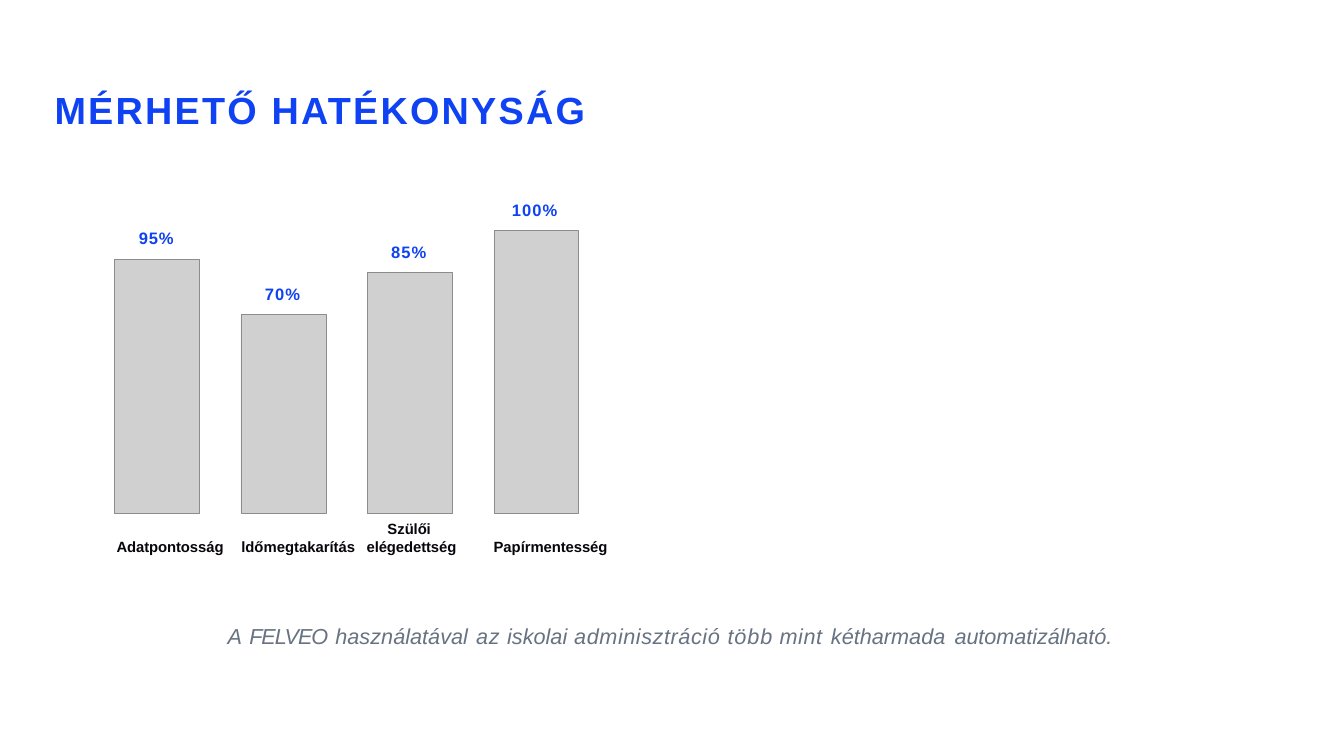
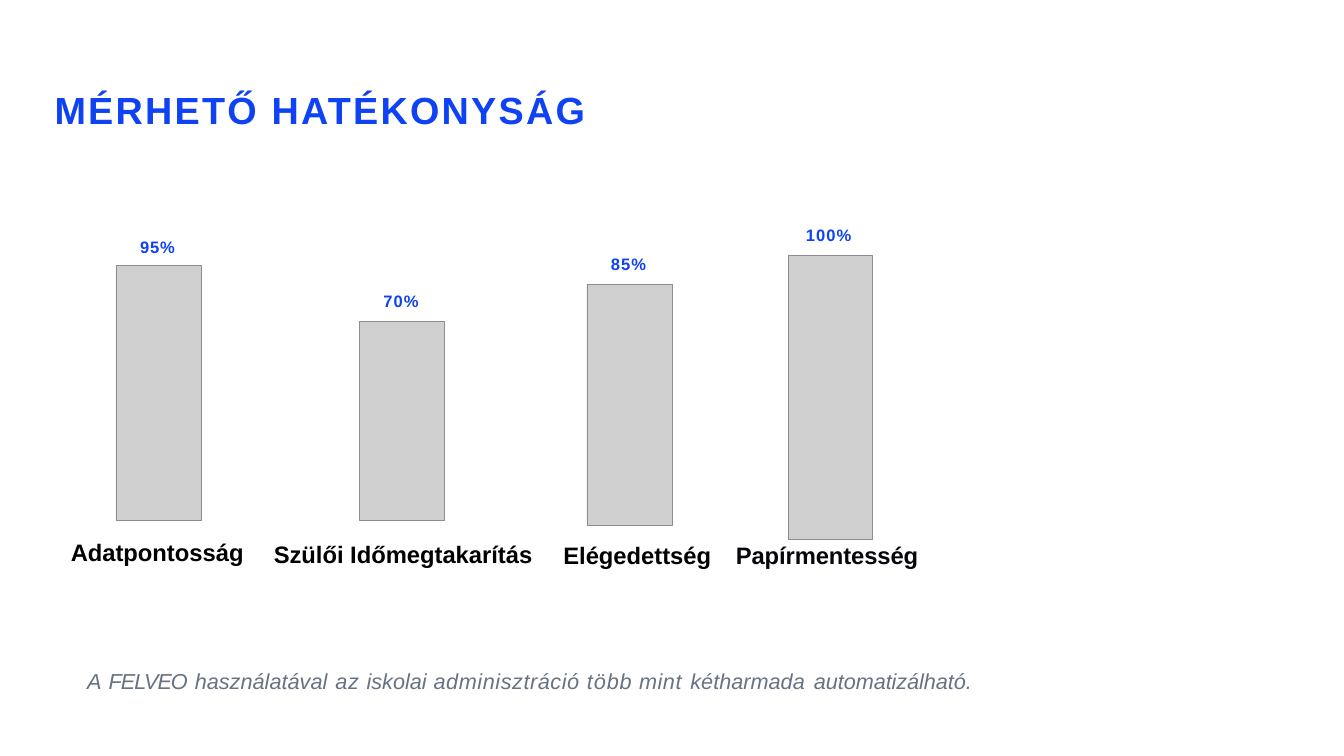
Before and after one commit to Fotelharc0s/Felveo, a slide deck: slide 10 of Docs/Hivatalos PPT_Felveo .pptx. Drawn at 1344x756 pixels with LibreOffice and Linux fonts; fonts in the diff are those of the drawing; grey boxes stand for pictures. Boxes give left, top, right and bottom in pixels: in the first picture for what was removed or moved away, otherwise in the second. Text is boxed around its words. In the diff, an @@ line names an element or a change of style, - is before the commit and + after.

```diff
--- a/Docs/Hivatalos PPT_Felveo .pptx
+++ b/Docs/Hivatalos PPT_Felveo .pptx
@@ text "95%": place and size @@
-text "95%" at (139,232,174,244)
+text "95%" at (140,241,175,253)
@@ text "100%": place and size @@
-text "100%" at (512,204,558,216)
+text "100%" at (806,229,852,241)
@@ picture: place and size @@
-picture at (115,259,200,514)
+picture at (116,265,201,520)
@@ text "85%": place and size @@
-text "85%" at (391,246,426,258)
+text "85%" at (611,258,646,270)
@@ picture: place and size @@
-picture at (494,230,579,513)
+picture at (788,255,872,538)
@@ text "70%": place and size @@
-text "70%" at (265,288,300,300)
+text "70%" at (383,295,418,307)
@@ picture: place and size @@
-picture at (367,273,452,513)
+picture at (587,285,672,526)
@@ picture: place and size @@
-picture at (241,315,326,514)
+picture at (359,321,444,521)
@@ text "Adatpontosság": place and size @@
-text "Adatpontosság" at (117,541,224,555)
+text "Adatpontosság" at (71,543,244,566)
@@ text "Adatpontosság" at (71,543,244,566): size 17.5 to 28 pt, text colour #08050C to #000000, letter spacing -0.1 to 0 pt; indent changed; less space between paragraphs @@
@@ text at (274,545,532,568): text changed; size 17.5 to 28 pt; text colour #08050C to #000000 @@
-Szülői ldőmegtakarítás elégedettség
+Szülői Időmegtakarítás
@@ text added at (563,546,711,569), 28 pt, text #000000, bold @@
+Elégedettség
@@ text "Papírmentesség": place and size @@
-text "Papírmentesség" at (494,541,608,555)
+text "Papírmentesség" at (736,546,918,569)
@@ text "Papírmentesség" at (736,546,918,569): size 17.5 to 28 pt @@
@@ text "A FELVEO használatával az iskolai ...": place and size @@
-text "A FELVEO használatával az iskolai ..." at (228,628,1113,644)
+text "A FELVEO használatával az iskolai ..." at (87,673,972,689)
```
Also in this commit, not shown: 10 other slides changed, 1 slide removed, 5 other files.
